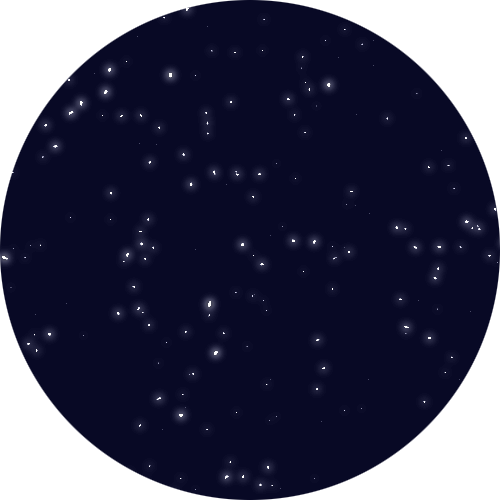
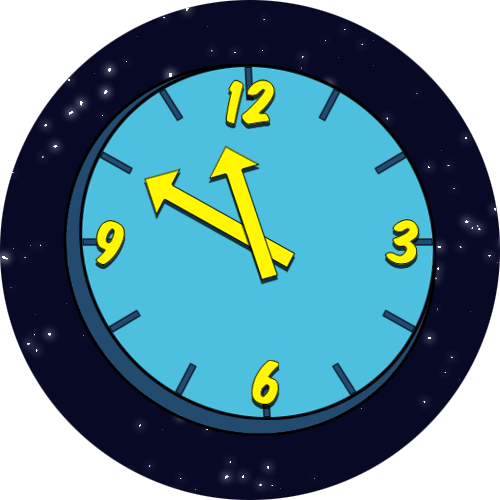
Layered file, before and after one edit (500 x 500). Changes by layer:
removed layer "Layer 1" over bbox(63, 64, 437, 436)
added layer "Short Arm" above "Long Arm" over bbox(208, 145, 279, 281)
added layer "Long Arm" above "12" over bbox(144, 168, 296, 269)
added layer "12" above "3" over bbox(224, 79, 276, 125)
added layer "3" above "6" over bbox(385, 219, 421, 265)
added layer "6" above "9" over bbox(251, 360, 280, 405)
added layer "9" above "Clock Face Ticks" over bbox(95, 220, 126, 265)
added layer "Clock Face Ticks" above "Clock Face Light" over bbox(82, 67, 433, 417)
added layer "Clock Face Light" above "Clock Face Dark" over bbox(78, 64, 437, 420)
added layer "Clock Face Dark" above "Background" over bbox(63, 64, 437, 436)
added layer "Background" over bbox(63, 64, 437, 436)
